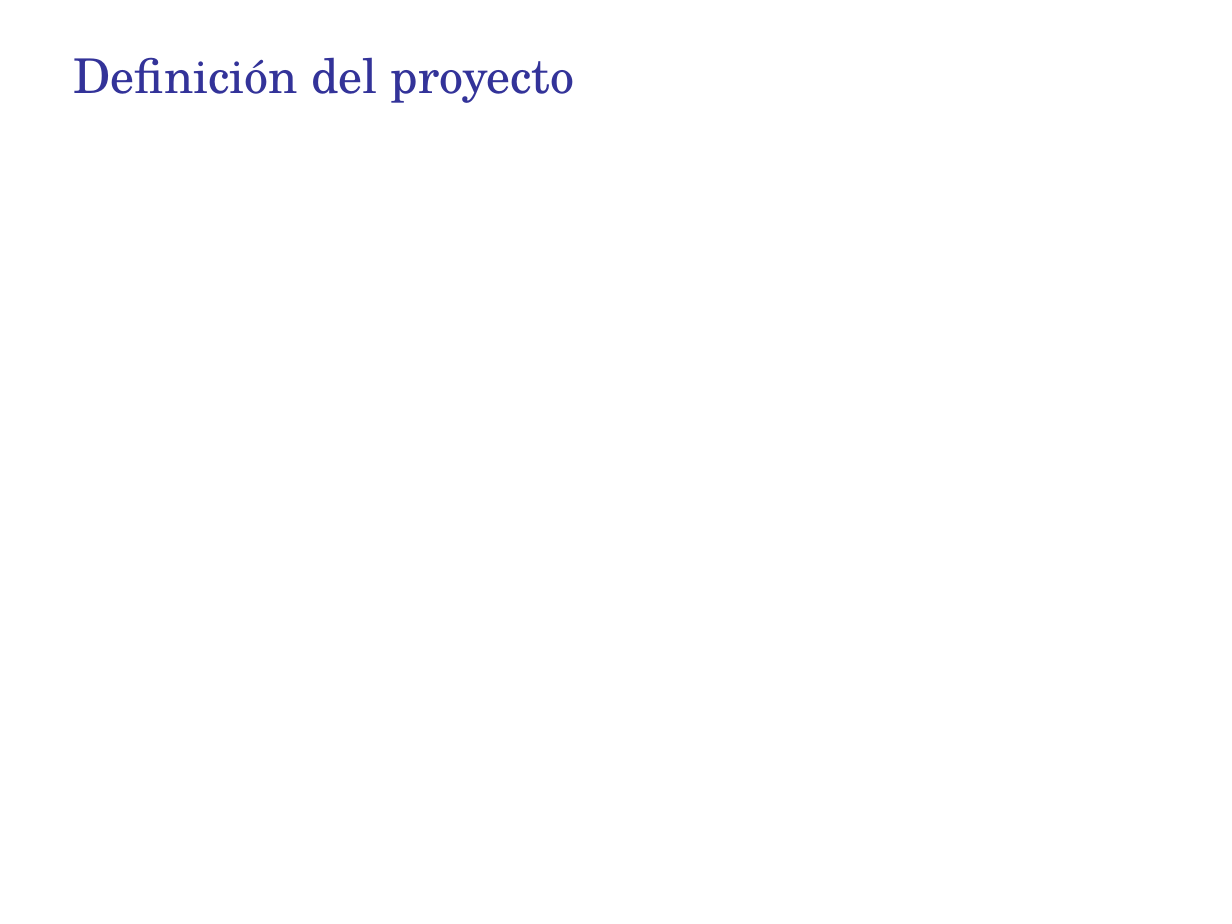
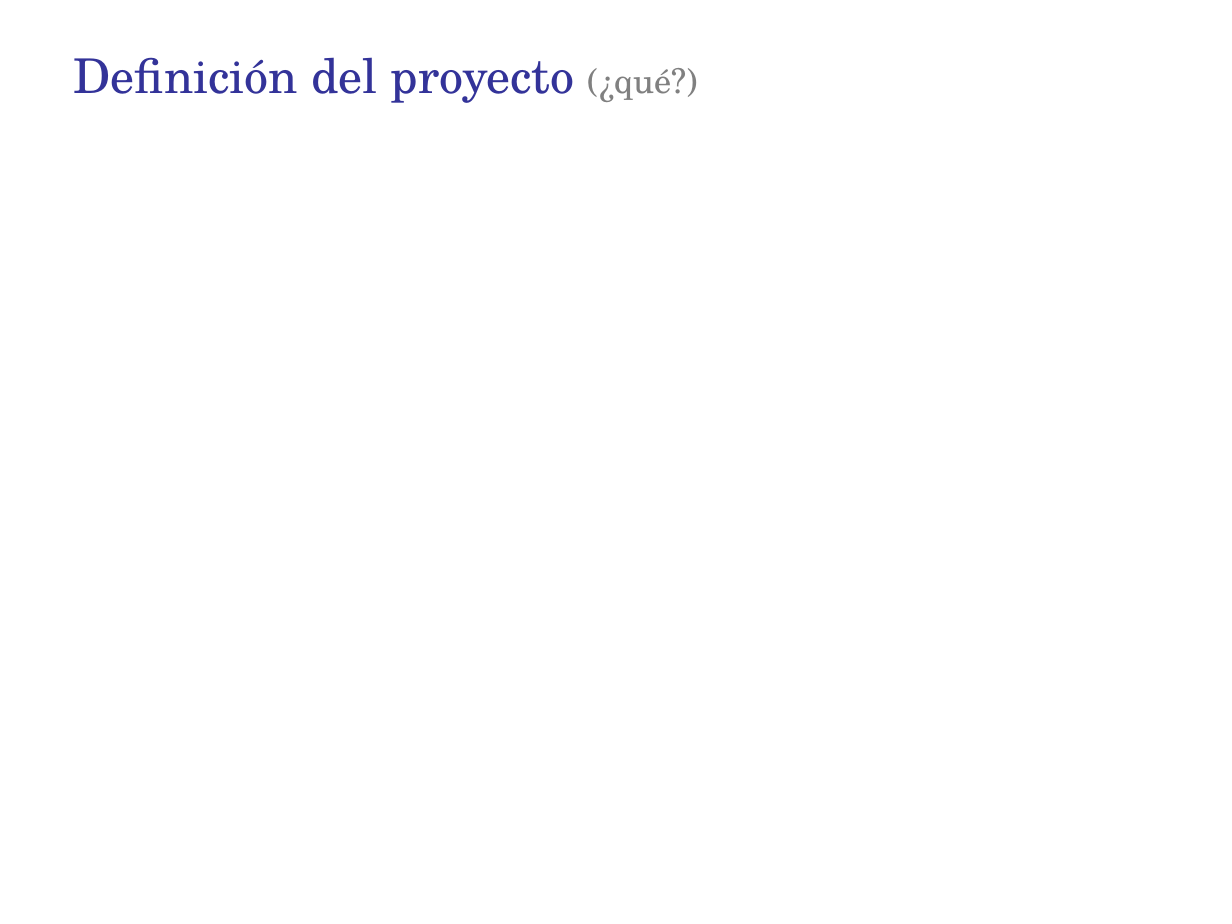
Before and after one commit to ebenites/gpy031, a slide deck: slide 2 of Sesion 10/inventa.ppt. Drawn at 1232x924 pixels with LibreOffice and Linux fonts; fonts in the diff are those of the drawing; background and template pictures are left out. Boxes give left, top, right and bottom in pixels: in the first picture for what was removed or moved away, otherwise in the second. Text is boxed around its words. In the diff, an @@ line names an element or a change of style, - is before the commit and + after.

Commit message:
backup

```diff
--- a/Sesion 10/inventa.ppt
+++ b/Sesion 10/inventa.ppt
@@ title at (x1=74, y1=57, x2=698, y2=103): text changed @@
-Definición del proyecto
+Definición del proyecto (¿qué?)
```
